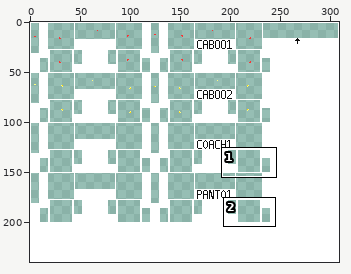
A pixel-art file gets an edit: src/trains/e5_series/gfx/e5_series.aseprite. Above: a wide view before the commit, with the close-up outlined.
Close-up. Earlier state:
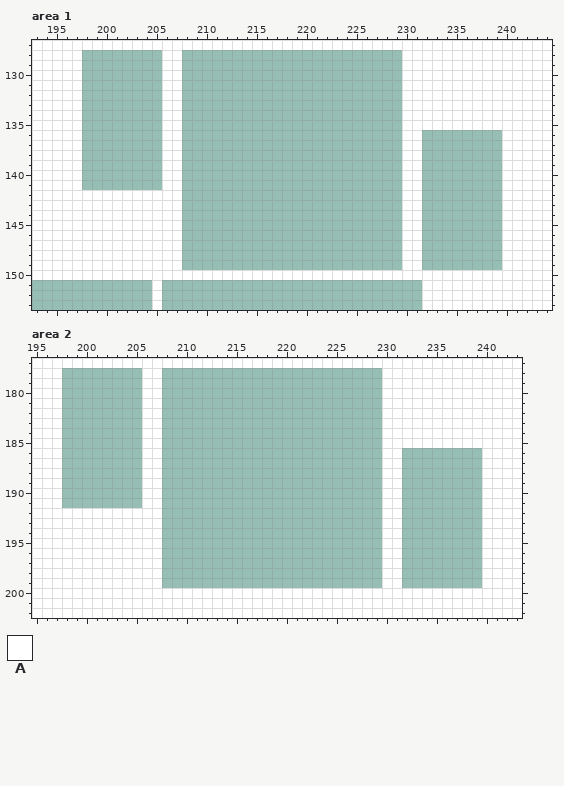
309x240 pixels, 1 frame. Colours within 5 levels of each other are drawn and written as one. Shown: area 1: x 193..244, y 127..153; area 2: x 195..243, y 177..202. The commit also changed other parts of the picture, which this record leaves out.
Visible layers, top first: "Lights/backward", "Spritenames", "Outline".
Palette (. is transparent): A #ffffff
Pixels before, area 1, first column x 193:
127 AAAAAAAAAAAAAAAAAAAAAAAAAAAAAAAAAAAAAAAAAAAAAAAAAAAA
128 AAAAA........AA......................AAAAAAAAAAAAAAA
129 AAAAA........AA......................AAAAAAAAAAAAAAA
130 AAAAA........AA......................AAAAAAAAAAAAAAA
131 AAAAA........AA......................AAAAAAAAAAAAAAA
132 AAAAA........AA......................AAAAAAAAAAAAAAA
133 AAAAA........AA......................AAAAAAAAAAAAAAA
134 AAAAA........AA......................AAAAAAAAAAAAAAA
135 AAAAA........AA......................AAAAAAAAAAAAAAA
136 AAAAA........AA......................AA........AAAAA
137 AAAAA........AA......................AA........AAAAA
138 AAAAA........AA......................AA........AAAAA
139 AAAAA........AA......................AA........AAAAA
140 AAAAA........AA......................AA........AAAAA
141 AAAAA........AA......................AA........AAAAA
142 AAAAAAAAAAAAAAA......................AA........AAAAA
143 AAAAAAAAAAAAAAA......................AA........AAAAA
144 AAAAAAAAAAAAAAA......................AA........AAAAA
145 AAAAAAAAAAAAAAA......................AA........AAAAA
146 AAAAAAAAAAAAAAA......................AA........AAAAA
147 AAAAAAAAAAAAAAA......................AA........AAAAA
148 AAAAAAAAAAAAAAA......................AA........AAAAA
149 AAAAAAAAAAAAAAA......................AA........AAAAA
150 AAAAAAAAAAAAAAAAAAAAAAAAAAAAAAAAAAAAAAAAAAAAAAAAAAAA
151 ............A..........................AAAAAAAAAAAAA
152 ............A..........................AAAAAAAAAAAAA
153 ............A..........................AAAAAAAAAAAAA
Pixels before, area 2, first column x 195:
177 AAAAAAAAAAAAAAAAAAAAAAAAAAAAAAAAAAAAAAAAAAAAAAAAA
178 AAA........AA......................AAAAAAAAAAAAAA
179 AAA........AA......................AAAAAAAAAAAAAA
180 AAA........AA......................AAAAAAAAAAAAAA
181 AAA........AA......................AAAAAAAAAAAAAA
182 AAA........AA......................AAAAAAAAAAAAAA
183 AAA........AA......................AAAAAAAAAAAAAA
184 AAA........AA......................AAAAAAAAAAAAAA
185 AAA........AA......................AAAAAAAAAAAAAA
186 AAA........AA......................AA........AAAA
187 AAA........AA......................AA........AAAA
188 AAA........AA......................AA........AAAA
189 AAA........AA......................AA........AAAA
190 AAA........AA......................AA........AAAA
191 AAA........AA......................AA........AAAA
192 AAAAAAAAAAAAA......................AA........AAAA
193 AAAAAAAAAAAAA......................AA........AAAA
194 AAAAAAAAAAAAA......................AA........AAAA
195 AAAAAAAAAAAAA......................AA........AAAA
196 AAAAAAAAAAAAA......................AA........AAAA
197 AAAAAAAAAAAAA......................AA........AAAA
198 AAAAAAAAAAAAA......................AA........AAAA
199 AAAAAAAAAAAAA......................AA........AAAA
200 AAAAAAAAAAAAAAAAAAAAAAAAAAAAAAAAAAAAAAAAAAAAAAAAA
201 AAAAAAAAAAAAAAAAAAAAAAAAAAAAAAAAAAAAAAAAAAAAAAAAA
202 AAAAAAAAAAAAAAAAAAAAAAAAAAAAAAAAAAAAAAAAAAAAAAAAA
Now the later version:
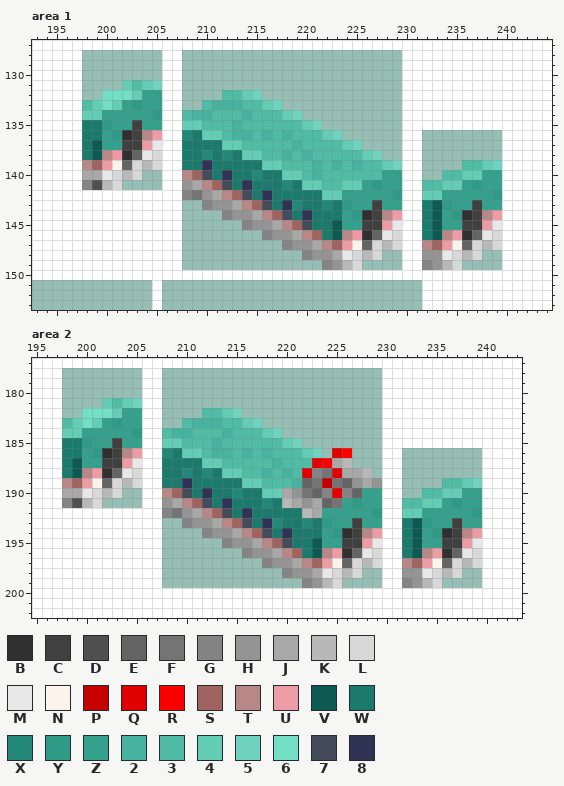
Colours new in this view: B #303030  C #404040  D #505050  E #646464  F #747474  G #848484  H #949494  J #a8a8a8  K #b8b8b8  L #d8d8d8  M #e8e8e8  N #fcf4ec  P #c40000  Q #e00000  R #fc0000  S #a06460  T #b88888  U #ec9ca4  V #0d5a52  W #1c7a6c  X #238878  Y #2f9a86  Z #35a08c  2 #47b2a0  3 #50bca5  4 #63cdb6  5 #70d3bf  6 #73dfc7  7 #444c5c  8 #303454
Edits made:
layer "Pink/B" now shown
layer "Pink/M" now shown
layer "Pink/F" now shown
layer "Pink/Pantos" now shown
Changed rows in their new state; - is an unchanged pixel.
Area 1, layers "Pink/F", "Pink/M", "Pink/B":
first column x 198:
131 ----4345----------------------------------
132 --6664ZZ------3345------------------------
133 3464ZYZZ----32223345----------------------
134 44ZZZZZY--322333233345--------------------
135 WWYZZCZZ--44333233333345------------------
136 WWZYBCTU--XW44322323233345----------------
137 WVZZCCUM--WWWW44333332333345--------------
138 WVTUBEML--WWXWXW44332323333345------------
139 TSUNELKL--WW8WWWWW44333232323345------3345
140 JJMLKL----TS7W8WWXWW4432333333ZZ----3344ZZ
141 GDKL------HJTS7W8WWWXW443344ZYZZ--3344ZYZZ
142 ----------GFHJTS7W8WWWWW44ZZZZZY--44ZZZZZY
143 ------------GHHJTS7W8XWWXWYZZCZZ--WVYZZCZZ
144 --------------GHHJTS7W8WWWZYBCTU--WVZYBCTU
145 ----------------GHHJTS7WWVZZCCUM--WVZZCCUM
146 ------------------GHHJTSWVTUBEML--WVTUBEML
147 --------------------GHHJTSUNELKL--TSUNELKL
148 ----------------------GHHJMLKL----HHMLKL--
149 ------------------------GHKL------GHKL----
Area 2:
first column x 198:
181 ----4345----------------------------------
182 --6664ZZ------3345------------------------
183 3464ZYZZ----32223345----------------------
184 44ZZZZZY--322333233345--------------------
185 WWYZZCZZ--44333233333345------------------
186 WWZYBCTU--XW44322323233345-QR-------------
187 WVZZCCUM--WWWW44333332333QRJK-------------
188 WVTUBEML--WWXWXW44332323QGFQJJK-----------
189 TSUNELKL--WW8WWWWW443332EFPFEHJH------3345
190 JJMLKL----TS7W8WWXWW44JHFEGQGEZZ----3344ZZ
191 GDKL------HJTS7W8WWWXWKJHJEFZYZZ--3344ZYZZ
192 ----------GFHJTS7W8WWWWWKJZZZZZY--44ZZZZZY
193 ------------GHHJTS7W8XWWXWYZZCZZ--WVYZZCZZ
194 --------------GHHJTS7W8WWWZYBCTU--WVZYBCTU
195 ----------------GHHJTS7WWVZZCCUM--WVZZCCUM
196 ------------------GHHJTSWVTUBEML--WVTUBEML
197 --------------------GHHJTSUNELKL--TSUNELKL
198 ----------------------GHHJMLKL----HHMLKL--
199 ------------------------GHKL------GHKL----
Pixel boxes of the changes (left, top, right, bottom) in both close-ups:
added: (82, 80, 502, 270)
added: (62, 398, 482, 588)
